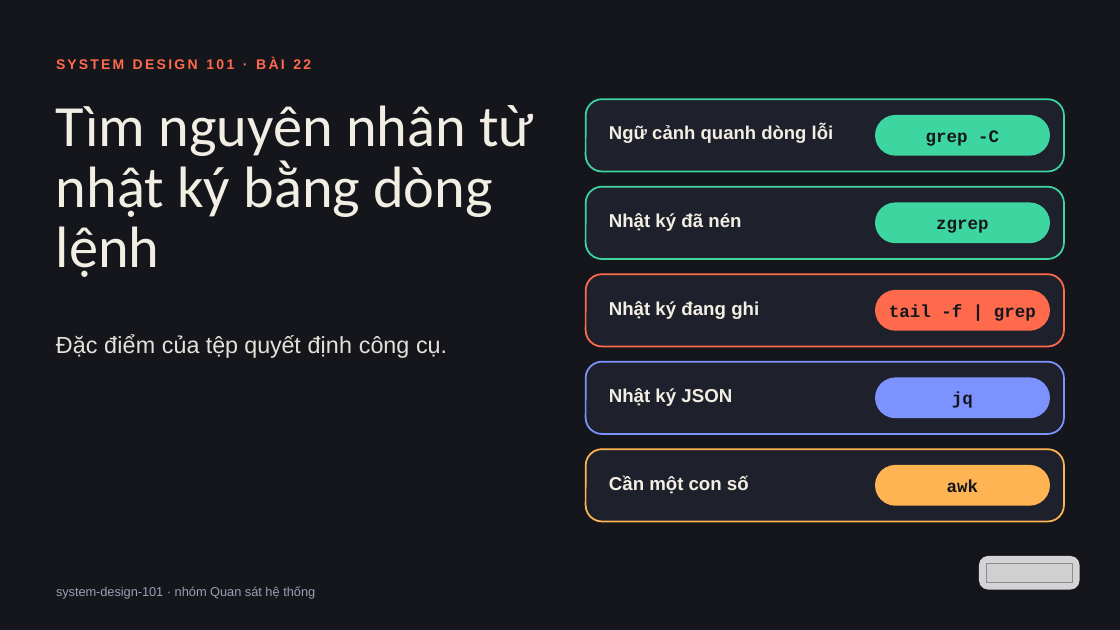
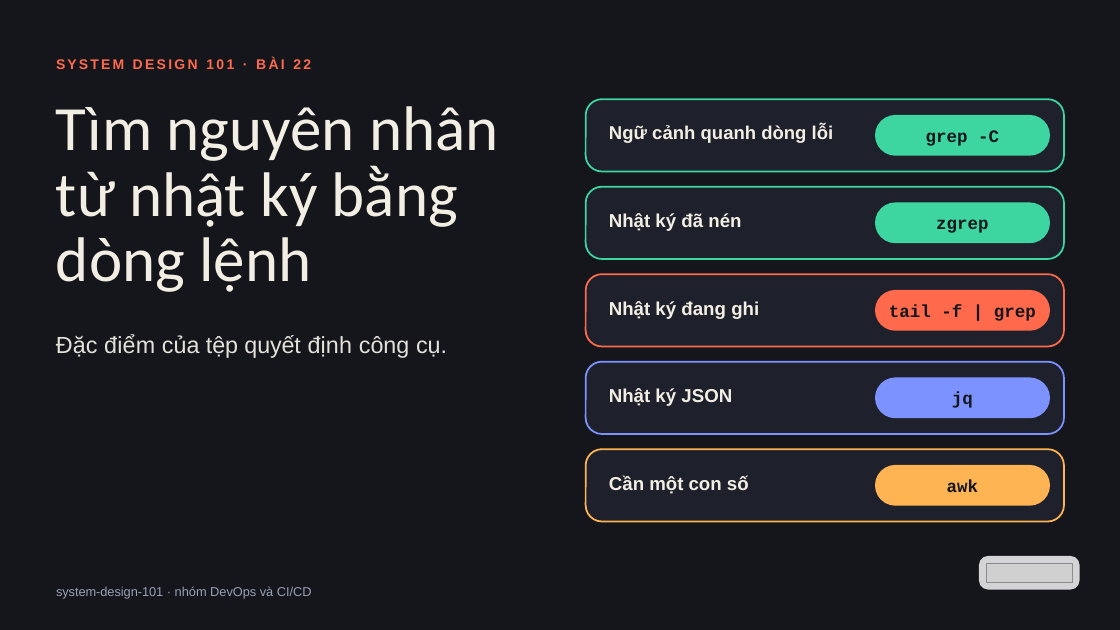
Before and after one commit to vohoailinh90/tool-marketing-studio, a slide deck: slide 1 of system-design-101/vi/lessons/sd-13-022/slides/sd-13-022.pptx. Drawn at 1120x630 pixels with LibreOffice and Linux fonts; fonts in the diff are those of the drawing; grey boxes stand for pictures. Boxes give left, top, right and bottom in pixels: in the first picture for what was removed or moved away, otherwise in the second. Text is boxed around its words. In the diff, an @@ line names an element or a change of style, - is before the commit and + after.

```diff
--- a/system-design-101/vi/lessons/sd-13-022/slides/sd-13-022.pptx
+++ b/system-design-101/vi/lessons/sd-13-022/slides/sd-13-022.pptx
@@ text "Tìm nguyên nhân từ nhật ..." at bbox=[56, 106, 498, 292]: size 75 to 81 pt; letter spacing 0.1 to 0 pt in "nguyên lệnh"; line spacing 78pt to 84.2pt @@
@@ text at bbox=[56, 586, 312, 599]: text changed @@
-system-design-101 · nhóm Quan sát hệ thống
+system-design-101 · nhóm DevOps và CI/CD
```
Also in this commit, not shown: 5 other slides changed, 4 other files.
